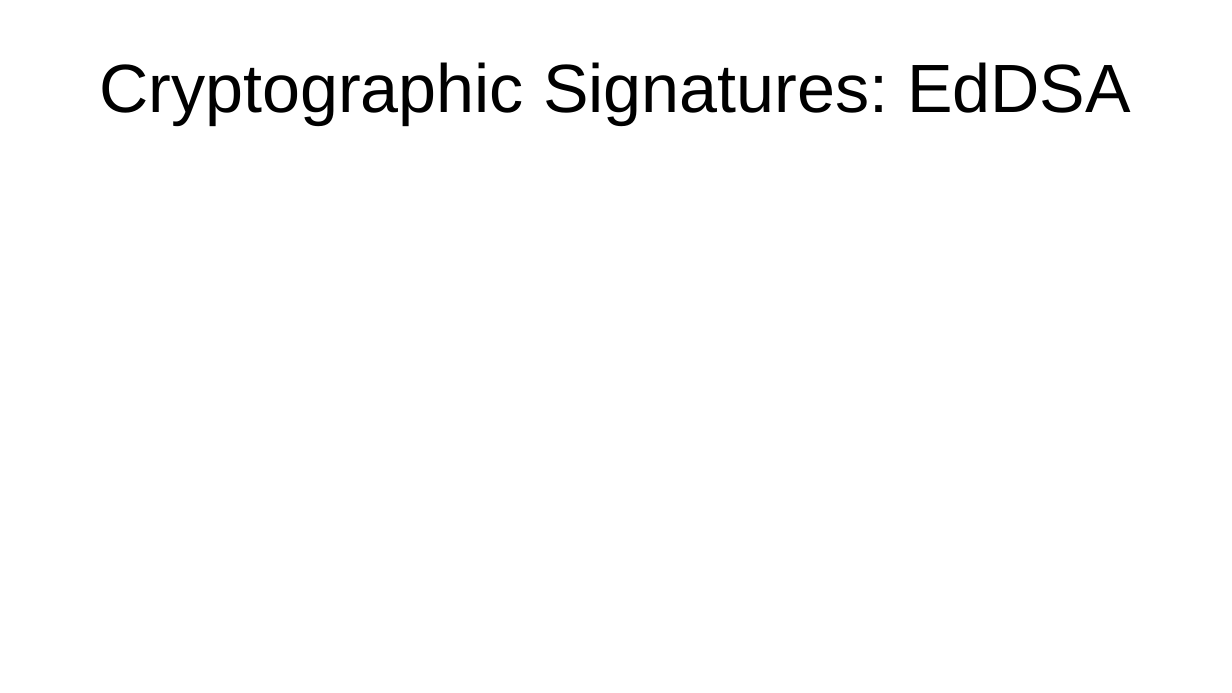
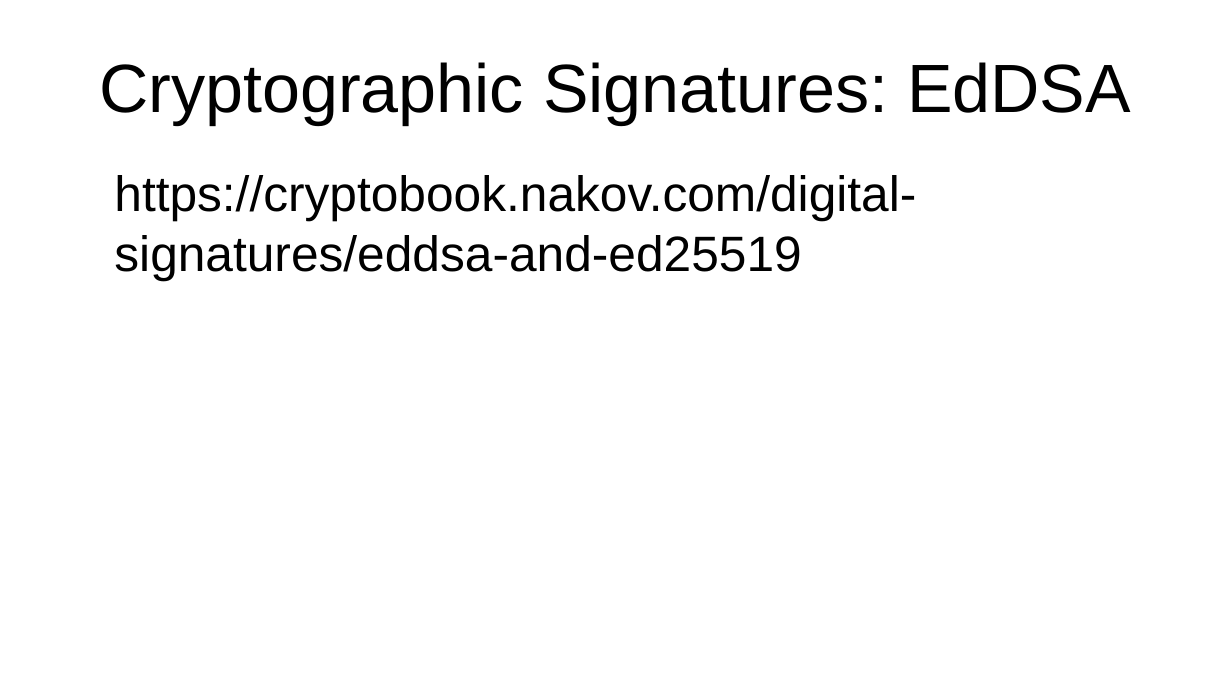
Before and after one commit to bshambaugh/Explorations-of-Category-Theory-for-Self-Sovereign-Identity, a slide deck: slide 11 of resources/IIW35_fA2022_cat_theory_for_SSI.odp. Drawn at 1232x693 pixels with LibreOffice and Linux fonts; fonts in the diff are those of the drawing. Boxes give left, top, right and bottom in pixels: in the first picture for what was removed or moved away, otherwise in the second. Text is boxed around its words. In the diff, an @@ line names an element or a change of style, - is before the commit and + after.

```diff
--- a/resources/IIW35_fA2022_cat_theory_for_SSI.odp
+++ b/resources/IIW35_fA2022_cat_theory_for_SSI.odp
@@ text added at [114,175,916,280], 32 pt, text #000000 @@
+https://cryptobook.nakov.com/digital-signatures/eddsa-and-ed25519
```
Also in this commit, not shown: 2 other slides changed, 1 other file.
